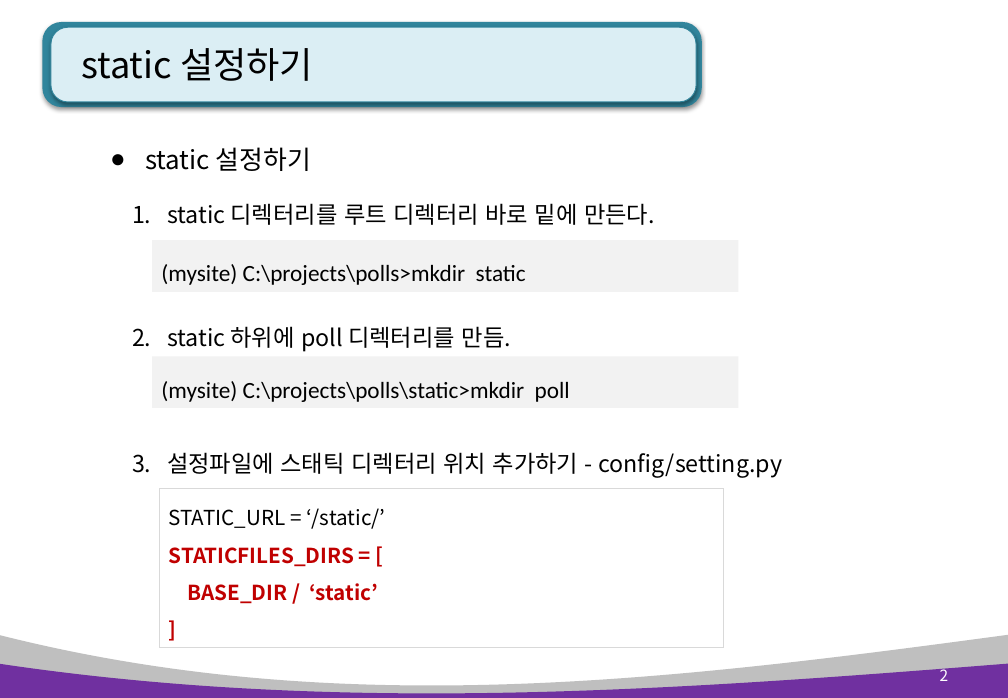
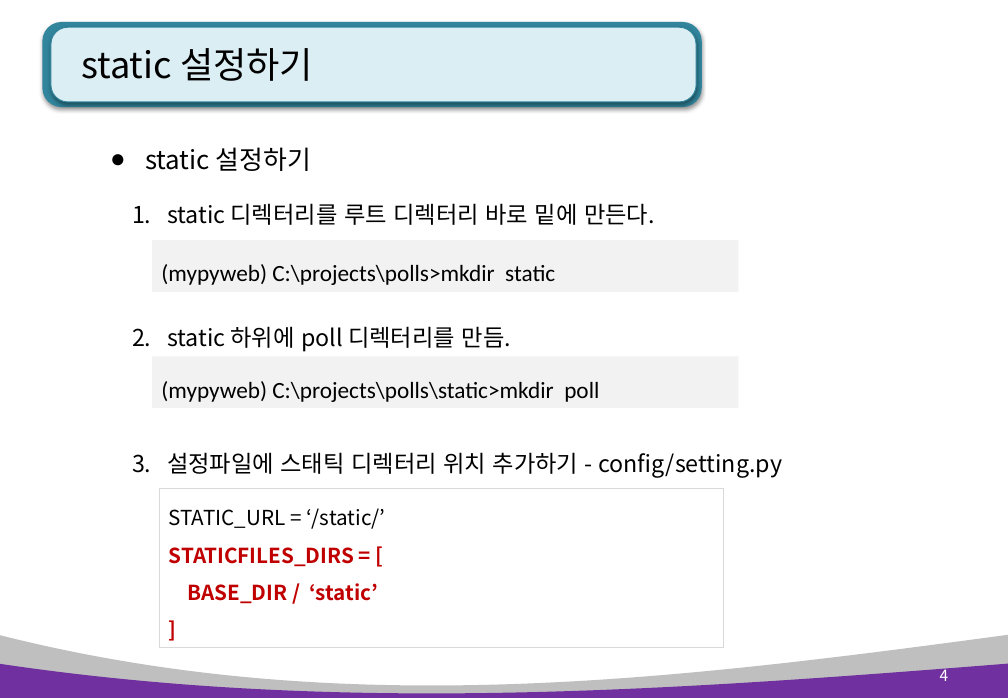
Before and after one commit to pshho/ngreen_project, a slide deck: slide 4 of pyWorks/자료/django_ppt/polls_ppt/polls 4장. static 및 view 제어함수2.pptx (slide 2 before the commit). Drawn at 1008x698 pixels with LibreOffice and Linux fonts; fonts in the diff are those of the drawing. Boxes give left, top, right and bottom in pixels: in the first picture for what was removed or moved away, otherwise in the second. Text is boxed around its words. In the diff, an @@ line names an element or a change of style, - is before the commit and + after.

```diff
--- a/pyWorks/자료/django_ppt/polls_ppt/polls 4장. static 및 view 제어함수2.pptx
+++ b/pyWorks/자료/django_ppt/polls_ppt/polls 4장. static 및 view 제어함수2.pptx
@@ text in rectangle at box(161, 264, 555, 285): text changed @@
-(mysite) C:\projects\polls>mkdir static
+(mypyweb) C:\projects\polls>mkdir static
@@ text in rectangle at box(161, 381, 599, 402): text changed @@
-(mysite) C:\projects\polls\static>mkdir poll
+(mypyweb) C:\projects\polls\static>mkdir poll
@@ page number at box(940, 666, 949, 681): text changed @@
-2
+4
```
Also in this commit, not shown: 6 other slides changed, 1 slide added, 1 slide removed, 22 other files.
